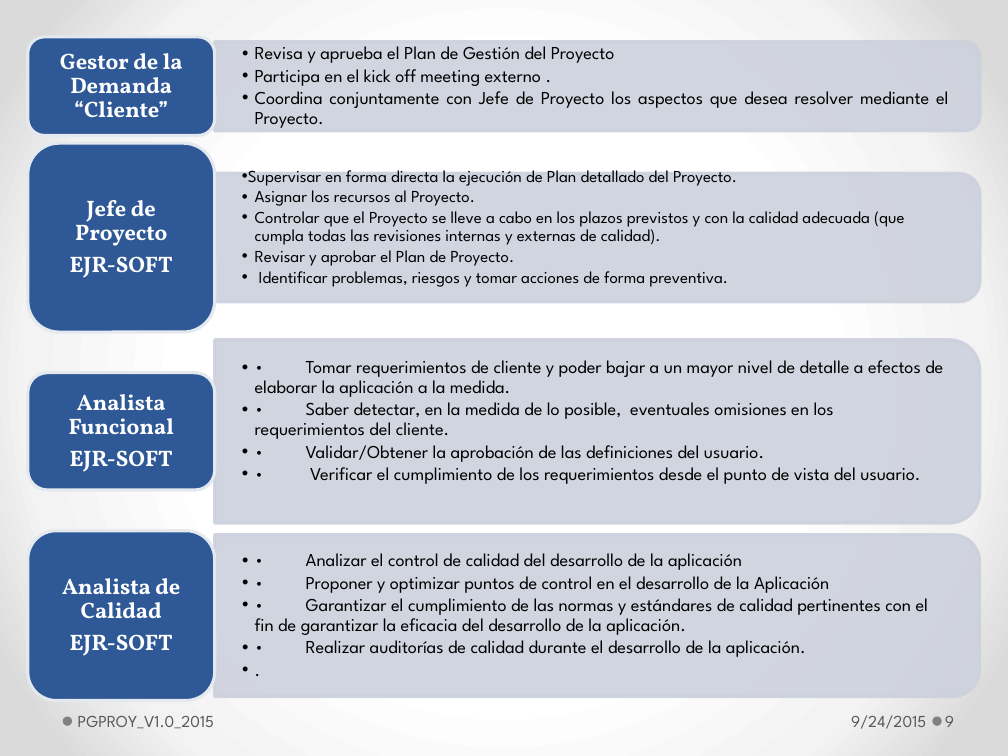
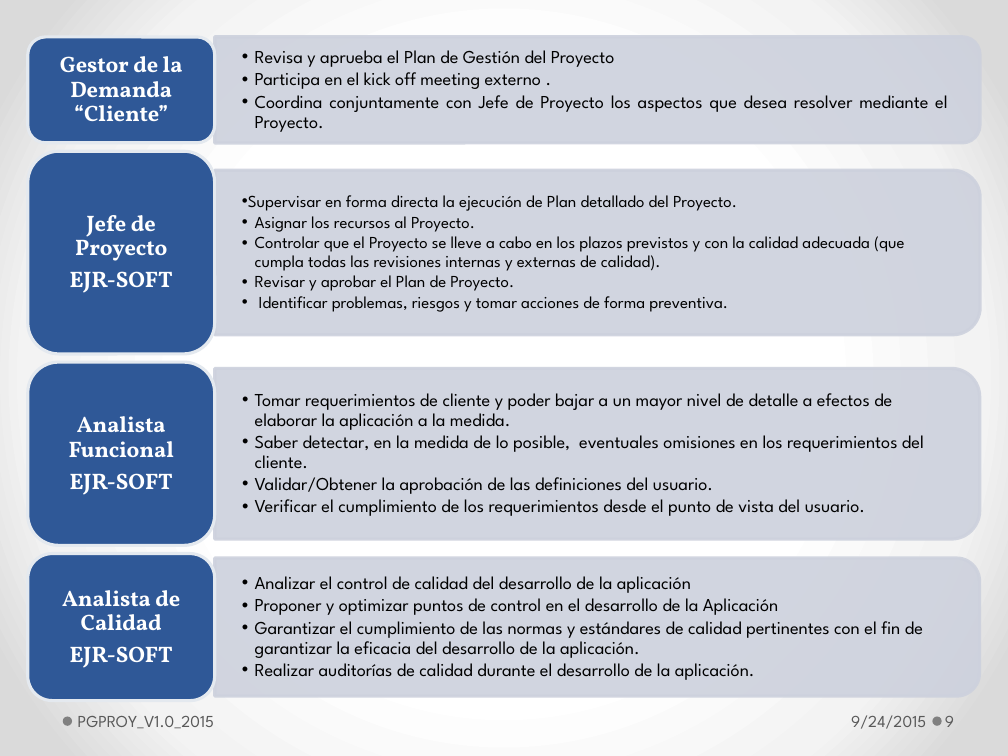
Before and after one commit to lowrider80/UTP-GPS-ALARM, a slide deck: slide 9 of Area_de_Proceso-_PP-PMC/PGPROY_V1.0_2015.pptx. Drawn at 1008x756 pixels with LibreOffice and Linux fonts; fonts in the diff are those of the drawing. Boxes give left, top, right and bottom in pixels: in the first picture for what was removed or moved away, otherwise in the second. Text is boxed around its words. In the diff, an @@ line names an element or a change of style, - is before the commit and + after.

```diff
--- a/Area_de_Proceso-_PP-PMC/PGPROY_V1.0_2015.pptx
+++ b/Area_de_Proceso-_PP-PMC/PGPROY_V1.0_2015.pptx
@@ rounded rectangle: place and size @@
-rounded rectangle at [28, 37, 215, 136]
+rounded rectangle at [28, 37, 215, 143]
@@ text "Gestor de la Demanda “Cliente”": place and size @@
-text "Gestor de la Demanda “Cliente”" at [60, 53, 183, 117]
+text "Gestor de la Demanda “Cliente”" at [60, 56, 183, 121]
@@ text "Revisa y aprueba el Plan ...": place and size @@
-text "Revisa y aprueba el Plan ..." at [255, 46, 948, 128]
+text "Revisa y aprueba el Plan ..." at [255, 50, 947, 132]
@@ round same rect: place and size @@
-round same rect at [214, 42, 979, 131]
+round same rect at [215, 37, 980, 143]
@@ rounded rectangle: place and size @@
-rounded rectangle at [28, 143, 215, 332]
+rounded rectangle at [28, 151, 215, 354]
@@ text "Jefe de Proyecto": place and size @@
-text "Jefe de Proyecto" at [70, 200, 173, 278]
+text "Jefe de Proyecto" at [70, 215, 173, 293]
@@ text "Supervisar en forma directa la ..." rewrapped from [242, 165, 905, 287] to [242, 195, 905, 312] @@
@@ round same rect: place and size @@
-round same rect at [215, 173, 980, 302]
+round same rect at [215, 170, 980, 335]
@@ rounded rectangle: place and size @@
-rounded rectangle at [28, 373, 215, 490]
+rounded rectangle at [28, 362, 215, 545]
@@ text "Analista Funcional": place and size @@
-text "Analista Funcional" at [69, 394, 174, 472]
+text "Analista Funcional" at [69, 416, 174, 495]
@@ round same rect: place and size @@
-round same rect at [215, 339, 980, 523]
+round same rect at [215, 369, 980, 539]
@@ text at [255, 393, 924, 516]: text changed @@
-  •• • Tomar requerimientos de cliente y poder bajar a un mayor nivel de detalle a efectos de elaborar la aplicación a la medida.
-  •• • Saber detectar, en la medida de lo posible, eventuales omisiones en los requerimientos del cliente.
-  •• • Validar/Obtener la aprobación de las definiciones del usuario.
-  •• • Verificar el cumplimiento de los requerimientos desde el punto de vista del usuario.
+  •• Tomar requerimientos de cliente y poder bajar a un mayor nivel de detalle a efectos de elaborar la aplicación a la medida.
+  •• Saber detectar, en la medida de lo posible, eventuales omisiones en los requerimientos del cliente.
+  •• Validar/Obtener la aprobación de las definiciones del usuario.
+  •• Verificar el cumplimiento de los requerimientos desde el punto de vista del usuario.
@@ rounded rectangle: place and size @@
-rounded rectangle at [28, 530, 215, 700]
+rounded rectangle at [28, 553, 215, 701]
@@ text "Analista de Calidad": place and size @@
-text "Analista de Calidad" at [62, 578, 180, 656]
+text "Analista de Calidad" at [62, 590, 180, 668]
@@ round same rect: place and size @@
-round same rect at [214, 535, 979, 696]
+round same rect at [215, 558, 980, 697]
@@ text at [255, 576, 923, 680]: text changed @@
-  •• • Analizar el control de calidad del desarrollo de la aplicación
-  •• • Proponer y optimizar puntos de control en el desarrollo de la Aplicación
-  •• • Garantizar el cumplimiento de las normas y estándares de calidad pertinentes con el fin de garantizar la eficacia del desarrollo de la aplicación.
-  •• • Realizar auditorías de calidad durante el desarrollo de la aplicación.
-  •• .
+  •• Analizar el control de calidad del desarrollo de la aplicación
+  •• Proponer y optimizar puntos de control en el desarrollo de la Aplicación
+  •• Garantizar el cumplimiento de las normas y estándares de calidad pertinentes con el fin de garantizar la eficacia del desarrollo de la aplicación.
+  •• Realizar auditorías de calidad durante el desarrollo de la aplicación.
```
Also in this commit, not shown: 11 other slides changed.
